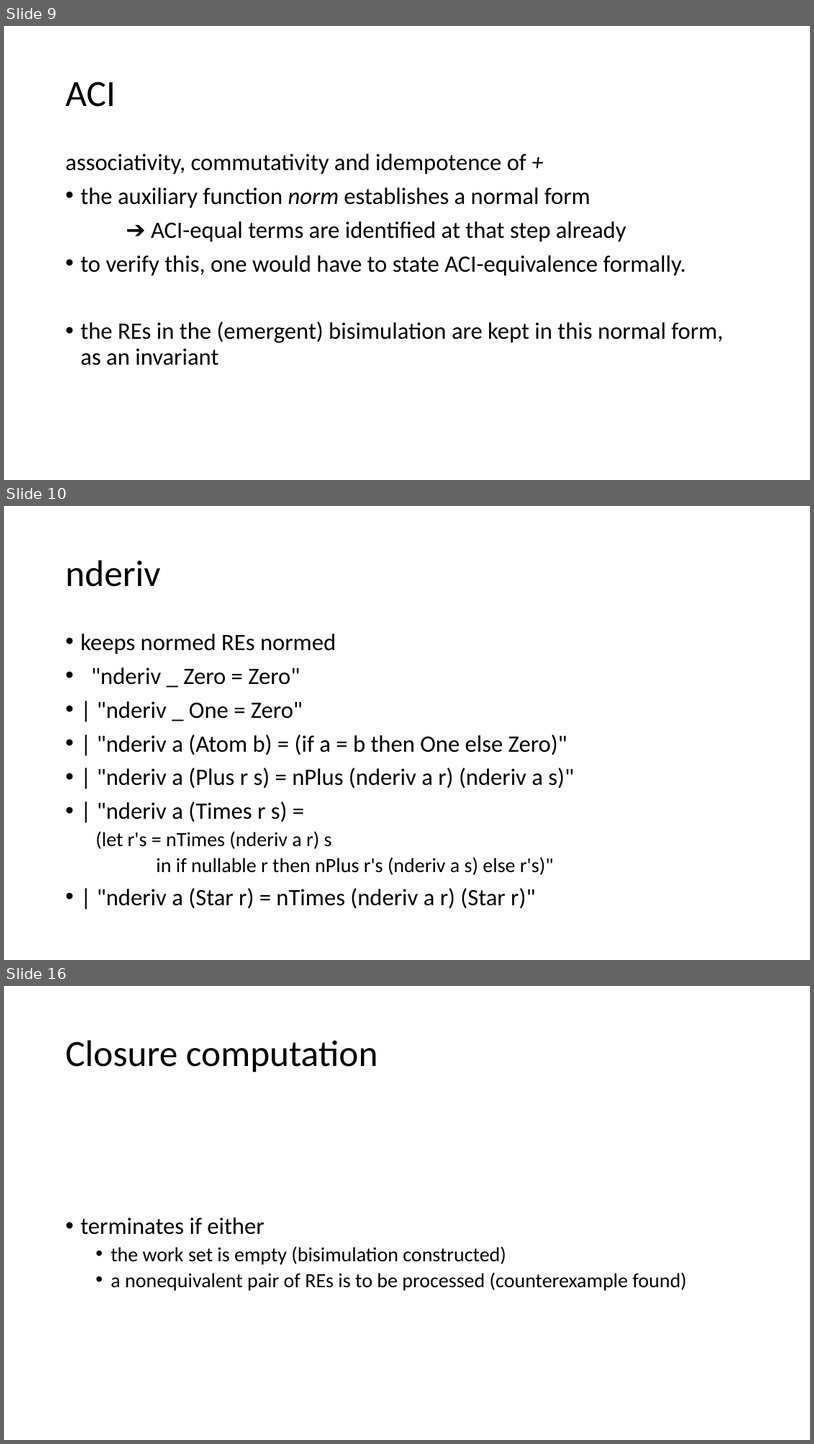
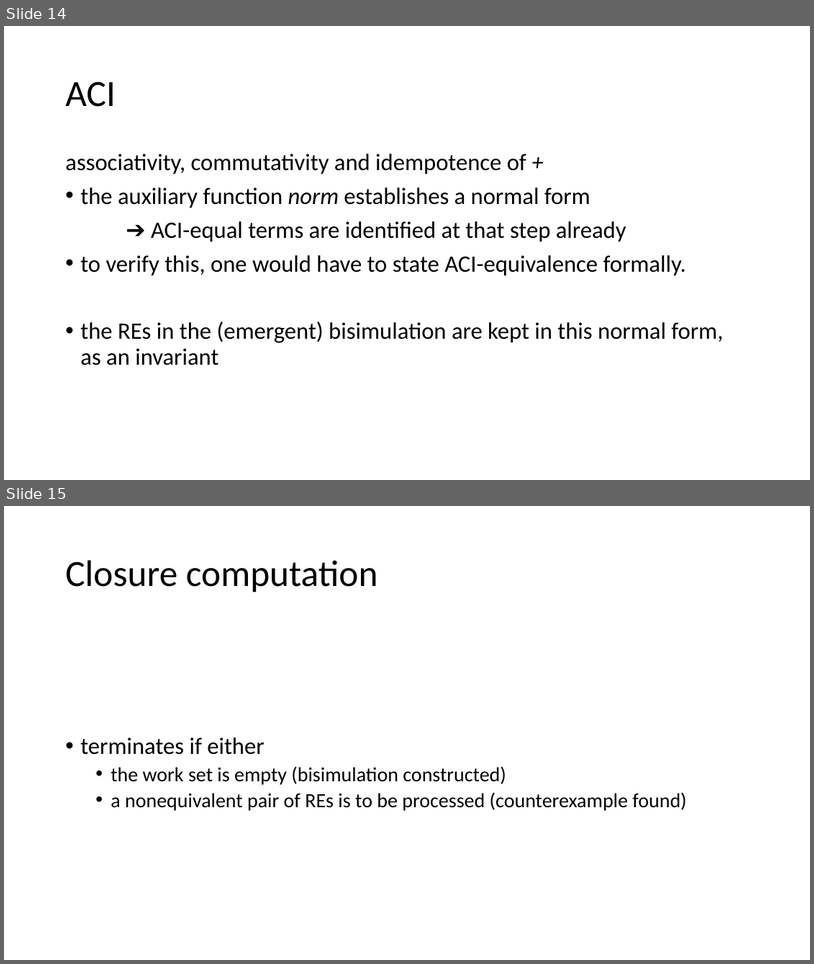
Before and after one commit to Helli/fds_seminar, a slide deck: slides.pptx. Shown one above the other, each under a label of ours: slides 9, 10 and 16 before the commit, slides 14 and 15 after it; the slides between them are not shown. The pictures are 814x1444 and 814x964 pixels, drawn with LibreOffice and Linux fonts; fonts in the diff are those of the drawing. Boxes give left, top, right and bottom in pixels: in the first picture for what was removed or moved away, otherwise in the second. Text is boxed around its words. In the diff, an @@ line names an element or a change of style, - is before the commit and + after.

```diff
--- a/slides.pptx
+++ b/slides.pptx
@@ slide 10 removed at [4, 506, 810, 960], background #FFFFFF @@
@@ title removed at [65, 560, 160, 587] @@
-nderiv
@@ text removed at [80, 633, 574, 908] @@
-• keeps normed REs normed
-• "nderiv _ Zero = Zero"
-• | "nderiv _ One = Zero"
-• | "nderiv a (Atom b) = (if a = b then One else Zero)"
-• | "nderiv a (Plus r s) = nPlus (nderiv a r) (nderiv a s)"
-• | "nderiv a (Times r s) =
-  (let r's = nTimes (nderiv a r) s
-  in if nullable r then nPlus r's (nderiv a s) else r's)"
-• | "nderiv a (Star r) = nTimes (nderiv a r) (Star r)"
@@ what was slide 9 is now slide 14 @@
@@ what was slide 16 is now slide 15 @@
```
Also in this commit, not shown: 5 slides changed, 6 slides added, 6 other slides removed, 2 other files.
